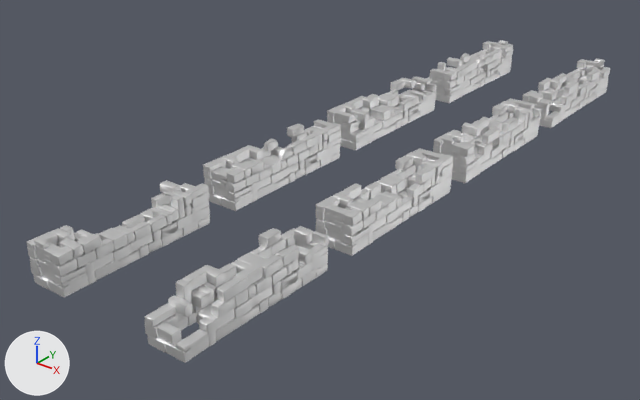
The FBX model Assets/Prefabs/Enviroment/Walls/Walls.fbx as it was, and as the next commit left it.
Rendered twice from a camera (50 mm lens) standing at (15.2, -29.7, 13.8) and looking at (-4.0, -5.6, -1.1). The axes (+X, +Y, +Z) are drawn at lower left. The lights are the same throughout. The older version comes first. Where no turn or scale is listed for an object, it has been applied to the vertices.

Script lines for the objects in view, before the commit:
```python
ob_wall_base_a = bpy.data.objects.new('Wall_Base_A', me_sm_wall_01_001)
ob_wall_base_a.location = (0.0, -0.03, 0.0)
ob_wall_base_b = bpy.data.objects.new('Wall_Base_B', me_sm_wall_01_002)
ob_wall_base_b.location = (0.0, -0.03, 0.0)
ob_wall_base_c = bpy.data.objects.new('Wall_Base_C', me_sm_wall_01_003)
ob_wall_base_c.location = (0.0, -0.03, 0.0)
ob_wall_base_d = bpy.data.objects.new('Wall_Base_D', me_sm_wall_01_004)
ob_wall_base_d.location = (0.0, -0.03, 0.0)
ob_wall_base_e = bpy.data.objects.new('Wall_Base_E', me_sm_wall_01_005)
ob_wall_base_e.location = (0.0, -0.03, 0.0)
ob_wall_base_f = bpy.data.objects.new('Wall_Base_F', me_sm_wall_01_006)
ob_wall_base_f.location = (0.0, -0.03, 0.0)
ob_wall_base_g = bpy.data.objects.new('Wall_Base_G', me_sm_wall_01_007)
ob_wall_base_g.location = (0.0, -0.03, 0.0)
ob_wall_base_h = bpy.data.objects.new('Wall_Base_H', me_sm_wall_01_008)
ob_wall_base_h.location = (0.0, -0.03, 0.0)
```
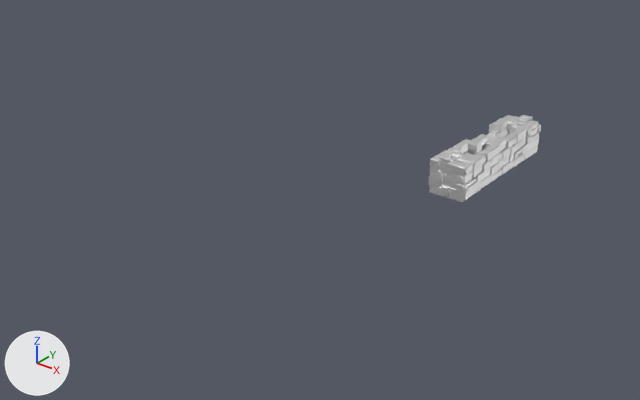
Where the newer file only moved an object's origin or applied its transform, the numbers keep the older frame.

Boxes (x1, y1, x2, y2) around the edits, measured in the pictures (640 x 400 px):
'Wall_Base_D', moved: before (144, 226, 329, 363); after (433, 119, 541, 200)
'Wall_Base_E', moved: before (26, 180, 210, 297); after (429, 118, 538, 197)
'Wall_Base_C', moved: before (316, 148, 453, 256); after (430, 119, 538, 202)
'Wall_Base_F', moved (not visible afterwards): before (203, 119, 341, 211)
'Wall_Base_H', moved: before (327, 76, 437, 150); after (433, 116, 517, 201)
'Wall_Base_A', moved: before (433, 98, 541, 183); after (432, 119, 531, 184)
'Wall_Base_B', moved (mostly hidden afterwards): before (522, 58, 610, 128); after (431, 115, 538, 201)
'Wall_Base_G', moved (mostly hidden afterwards): before (426, 40, 513, 103); after (429, 116, 526, 202)

Diff of the bpy script that builds the scene:
```diff
--- a/Assets/Prefabs/Enviroment/Walls/Walls.fbx.py
+++ b/Assets/Prefabs/Enviroment/Walls/Walls.fbx.py
@@ me_sm_wall_01_007 @@
-me_sm_wall_01_007.from_pydata(...)  # 4007 vertices, 5312 faces; spans x -5.8..-4.3, y 4.26..10.35, z -0.01..1.56
+me_sm_wall_01_007.from_pydata(...)  # 4007 vertices, 5312 faces; spans x -0.81..0.69, y -3.02..3.08, z -0.79..0.79
+# me_sm_wall_01_007 part 5: the whole mesh is moved by (4.99, -7.28, -0.77)
 me_sm_wall_01_007.materials.append(mat_mi_stone_02_007)
@@ me_sm_wall_01_004 @@
-me_sm_wall_01_004.from_pydata(...)  # 3296 vertices, 4335 faces; spans x -0.75..0.74, y -17.15..-11.05, z -0.01..1.44
+me_sm_wall_01_004.from_pydata(...)  # 3296 vertices, 4335 faces; spans x -0.65..0.84, y -3.02..3.07, z -0.65..0.8
+# me_sm_wall_01_004 part 3: the whole mesh is moved by (0.1, 14.12, -0.64)
 me_sm_wall_01_004.materials.append(mat_mi_stone_02_004)
@@ me_sm_wall_01_008 @@
-me_sm_wall_01_008.from_pydata(...)  # 3608 vertices, 4768 faces; spans x -5.81..-4.3, y -2.94..3.16, z -0.01..1.44
+me_sm_wall_01_008.from_pydata(...)  # 3608 vertices, 4768 faces; spans x -0.72..0.78, y -2.99..3.1, z -0.73..0.72
+# me_sm_wall_01_008 part 2: the whole mesh is moved by (5.08, -0.05, -0.72)
 me_sm_wall_01_008.materials.append(mat_mi_stone_02_008)
@@ me_sm_wall_01_006 @@
-me_sm_wall_01_006.from_pydata(...)  # 4051 vertices, 5360 faces; spans x -5.8..-4.3, y -9.95..-3.85, z -0.01..1.44
+me_sm_wall_01_006.from_pydata(...)  # 4051 vertices, 5360 faces; spans x -0.81..0.7, y -2.98..3.11, z -0.78..0.67
+# me_sm_wall_01_006 part 1: the whole mesh is moved by (5.0, 6.96, -0.77)
 me_sm_wall_01_006.materials.append(mat_mi_stone_02_006)
@@ me_sm_wall_01_001 @@
-me_sm_wall_01_001.from_pydata(...)  # 4148 vertices, 5478 faces; spans x -0.75..0.74, y -2.94..3.16, z -0.01..1.54
+me_sm_wall_01_001.from_pydata(...)  # 4148 vertices, 5478 faces; spans x -0.73..0.76, y -2.99..3.11, z -0.74..0.81
+# me_sm_wall_01_001 part 4: the whole mesh is moved by (0.02, -0.05, -0.73)
 me_sm_wall_01_001.materials.append(mat_mi_stone_02_001)
@@ me_sm_wall_01_003 @@
-me_sm_wall_01_003.from_pydata(...)  # 4090 vertices, 5415 faces; spans x -0.75..0.75, y -9.95..-3.85, z -0.01..1.44
+me_sm_wall_01_003.from_pydata(...)  # 4090 vertices, 5415 faces; spans x -0.77..0.74, y -3.03..3.07, z -0.77..0.68
+# me_sm_wall_01_003 part 7: the whole mesh is moved by (-0.02, 6.92, -0.75)
 me_sm_wall_01_003.materials.append(mat_mi_stone_02_003)
@@ me_sm_wall_01_002 @@
-me_sm_wall_01_002.from_pydata(...)  # 3611 vertices, 4775 faces; spans x -0.74..0.75, y 4.26..10.35, z -0.01..1.56
+me_sm_wall_01_002.from_pydata(...)  # 3611 vertices, 4775 faces; spans x -0.74..0.75, y -3.02..3.08, z -0.73..0.85
+# me_sm_wall_01_002 part 6: the whole mesh is moved by (0.0, -7.28, -0.71)
 me_sm_wall_01_002.materials.append(mat_mi_stone_02_002)
@@ me_sm_wall_01_005 @@
-me_sm_wall_01_005.from_pydata(...)  # 3693 vertices, 4888 faces; spans x -5.81..-4.3, y -17.15..-11.05, z -0.01..1.54
+me_sm_wall_01_005.from_pydata(...)  # 3693 vertices, 4888 faces; spans x -0.79..0.71, y -3.02..3.07, z -0.76..0.8
+# me_sm_wall_01_005 part 8: the whole mesh is moved by (5.01, 14.13, -0.74)
 me_sm_wall_01_005.materials.append(mat_mi_stone_02_005)
```
